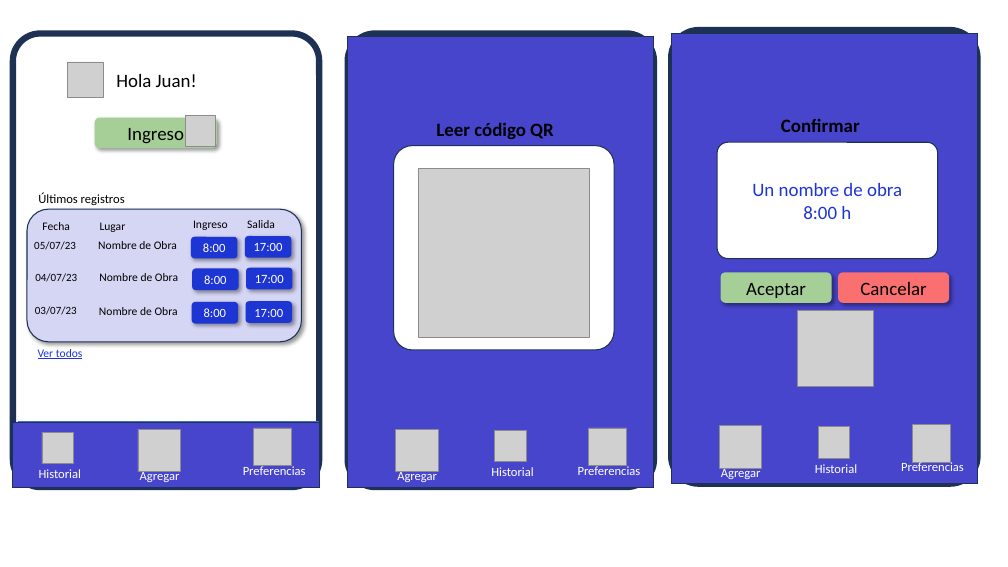
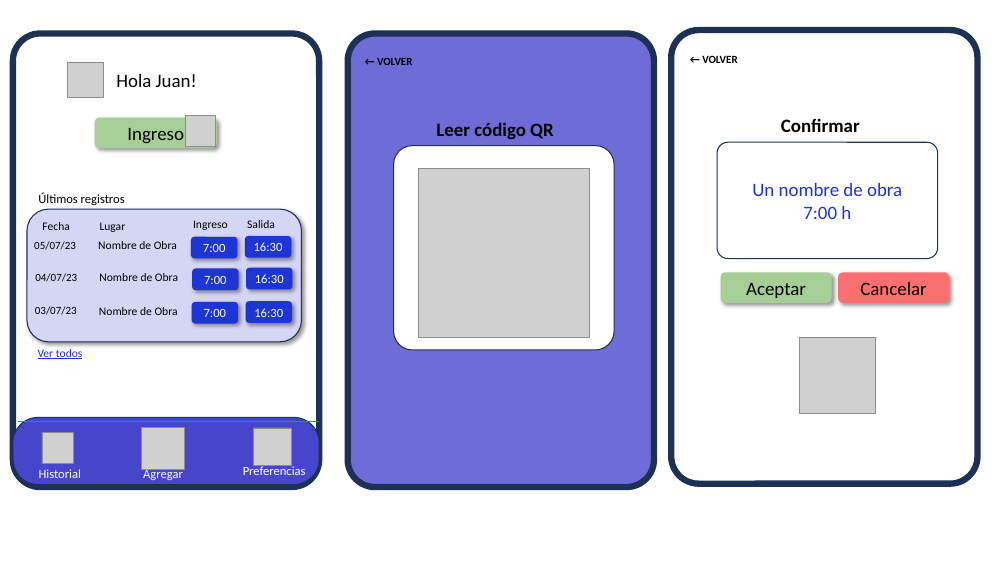
Before and after one commit to sofifernandez/Obligatorio_IS, a slide deck: slide 2 of Presentación1.pptx. Drawn at 1008x567 pixels with LibreOffice and Linux fonts; fonts in the diff are those of the drawing; grey boxes stand for pictures. Boxes give left, top, right and bottom in pixels: in the first picture for what was removed or moved away, otherwise in the second. Text is boxed around its words. In the diff, an @@ line names an element or a change of style, - is before the commit and + after.

```diff
--- a/Presentación1.pptx
+++ b/Presentación1.pptx
@@ rounded rectangle at box(348, 33, 654, 487): fill #FFFFFF to #4845CD at 79% opacity @@
@@ rectangle removed at box(348, 37, 654, 488) @@
@@ text added at box(377, 58, 412, 65), 10.5 pt, text #000000, bold @@
+← VOLVER
@@ rectangle removed at box(671, 33, 978, 484) @@
@@ text added at box(702, 55, 737, 63), 10.5 pt, text #000000, bold @@
+← VOLVER
@@ text in rounded rectangle at box(803, 206, 851, 219): text changed @@
-8:00 h
+7:00 h
@@ text in rounded rectangle at box(203, 244, 225, 252): text changed @@
-8:00
+7:00
@@ text in rounded rectangle at box(254, 242, 283, 251): text changed @@
-17:00
+16:30
@@ text in rounded rectangle at box(204, 276, 226, 284): text changed @@
-8:00
+7:00
@@ text in rounded rectangle at box(255, 274, 284, 283): text changed @@
-17:00
+16:30
@@ text in rounded rectangle at box(204, 309, 226, 317): text changed @@
-8:00
+7:00
@@ text in rounded rectangle at box(254, 308, 283, 317): text changed @@
-17:00
+16:30
@@ picture: place and size @@
-picture at box(798, 311, 873, 386)
+picture at box(800, 338, 876, 414)
@@ rounded rectangle: place and size @@
-rounded rectangle at box(13, 423, 319, 487)
+rounded rectangle at box(13, 417, 319, 485)
@@ rounded rectangle at box(13, 417, 319, 485): rectangle to rounded rectangle @@
@@ line removed from (676, 418) to (978, 418) @@
@@ picture: place and size @@
-picture at box(138, 430, 180, 472)
+picture at box(141, 427, 184, 470)
@@ line removed from (353, 421) to (654, 421) @@
@@ picture removed at box(395, 430, 438, 472) @@
@@ picture removed at box(495, 430, 526, 462) @@
@@ picture removed at box(589, 428, 627, 466) @@
@@ picture removed at box(719, 426, 761, 468) @@
@@ picture removed at box(818, 426, 850, 458) @@
@@ picture removed at box(913, 425, 951, 463) @@
@@ text removed at box(397, 469, 437, 482) @@
-Agregar
@@ text removed at box(491, 467, 533, 476) @@
-Historial
@@ text removed at box(578, 464, 641, 475) @@
-Preferencias
@@ text removed at box(721, 466, 761, 479) @@
-Agregar
@@ text removed at box(815, 464, 857, 473) @@
-Historial
@@ text removed at box(901, 461, 964, 471) @@
-Preferencias
```
Also in this commit, not shown: 2 other slides changed, 5 slides added, 3 other files.
